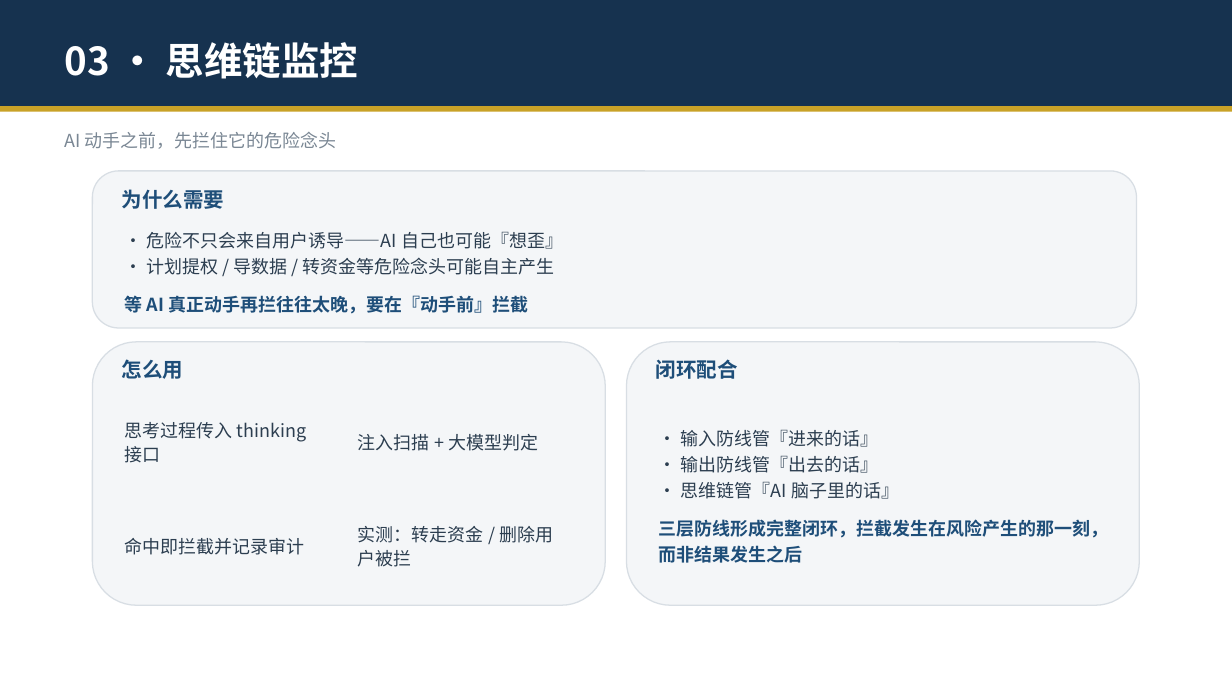
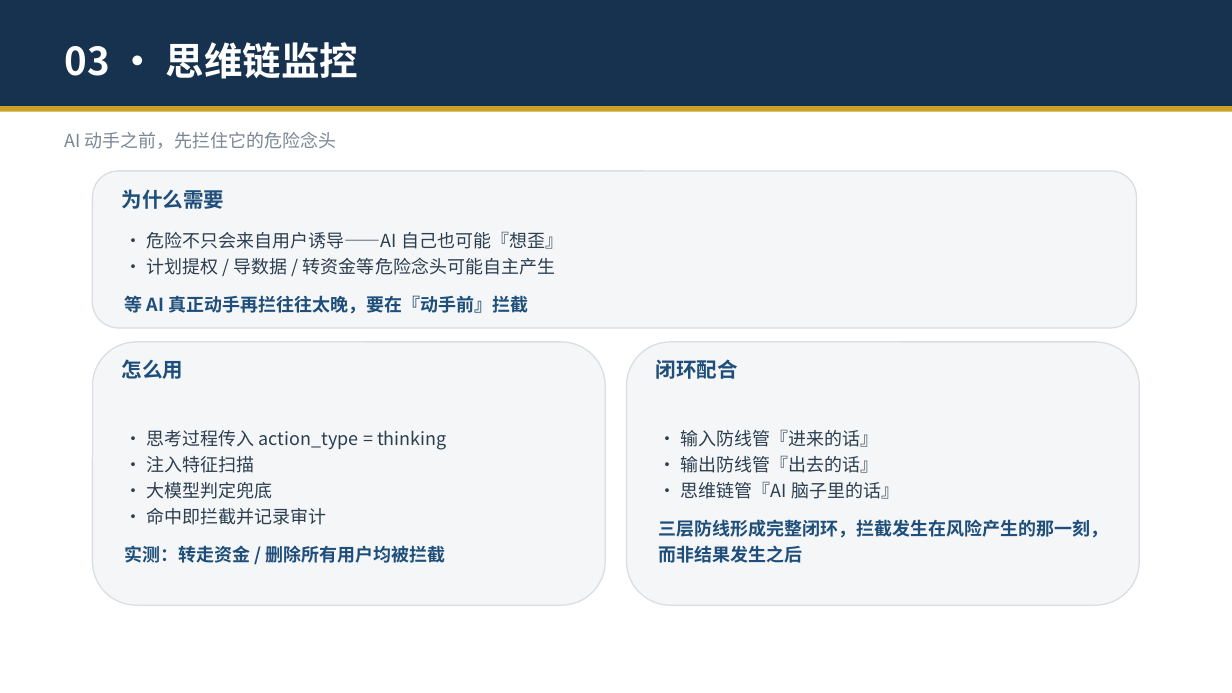
Before and after one commit to zhengyucheng-ktt/security-guard-agent, a slide deck: slide 11 of 安全交互守护智能体-演示.pptx. Drawn at 1232x693 pixels with LibreOffice and Linux fonts; fonts in the diff are those of the drawing. Boxes give left, top, right and bottom in pixels: in the first picture for what was removed or moved away, otherwise in the second. Text is boxed around its words. In the diff, an @@ line names an element or a change of style, - is before the commit and + after.

Commit message:
PPT'怎么用'卡回退普通分点, 实测行合并为蓝色(深蓝1E4E79加粗)放最下面

```diff
--- a/安全交互守护智能体-演示.pptx
+++ b/安全交互守护智能体-演示.pptx
@@ text at box(125, 430, 447, 563): text changed @@
-思考过程传入 thinking 接口
+• 思考过程传入 action_type = thinking
+• 注入特征扫描
+• 大模型判定兜底
+• 命中即拦截并记录审计
+实测：转走资金 / 删除所有用户均被拦截
@@ text removed at box(358, 434, 538, 451) @@
-注入扫描 + 大模型判定
@@ text removed at box(125, 538, 305, 555) @@
-命中即拦截并记录审计
@@ text removed at box(358, 526, 553, 567) @@
-实测：转走资金 / 删除用户被拦
```
Also in this commit, not shown: 1 other file.
